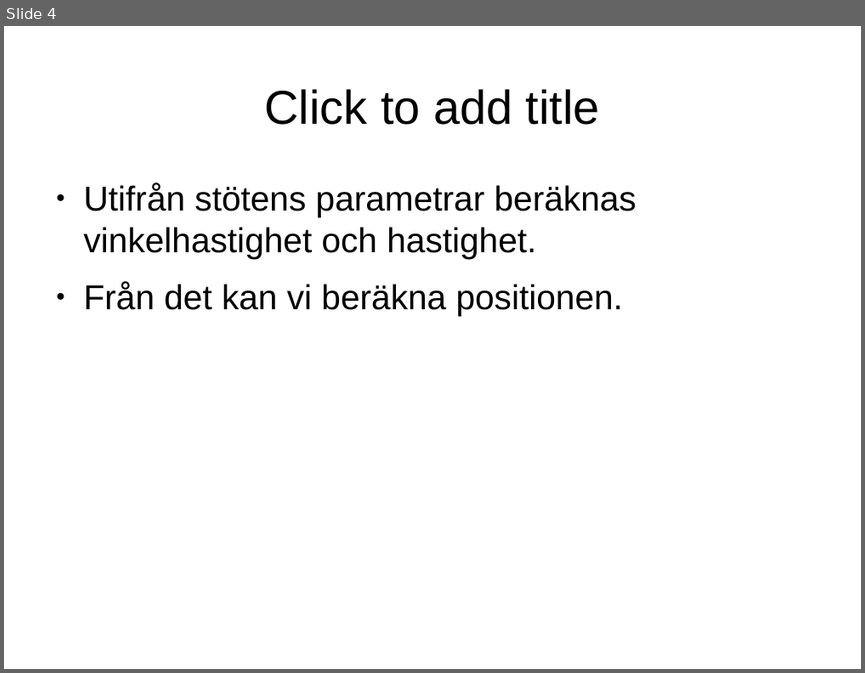
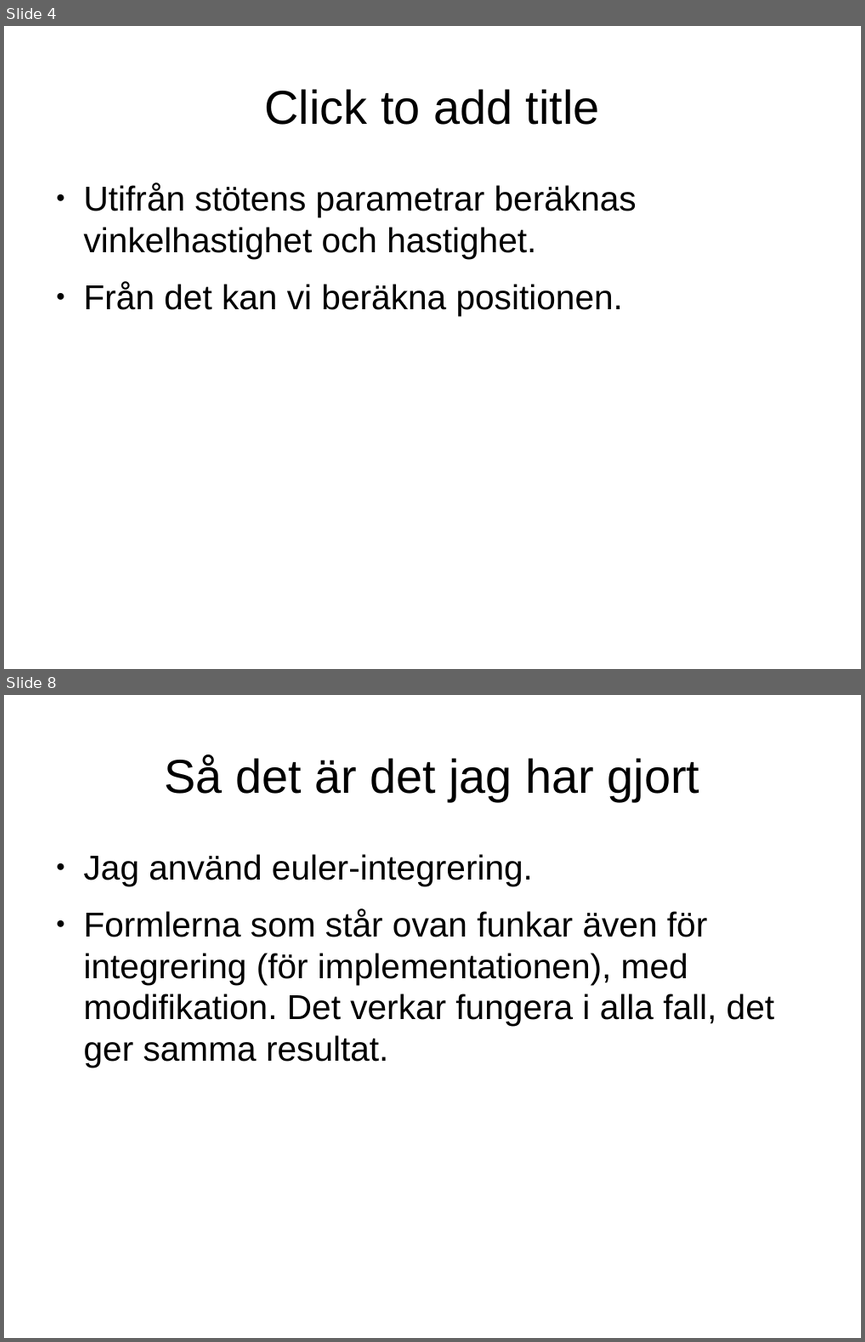
Before and after one commit to zsebastian/physics-assignment, a slide deck: presentation.odp. Shown one above the other, each under a label of ours: slide 4 before the commit, slides 4 and 8 after it; the slides between them are not shown. The pictures are 865x673 and 865x1342 pixels, drawn with LibreOffice and Linux fonts; fonts in the diff are those of the drawing. Boxes give left, top, right and bottom in pixels: in the first picture for what was removed or moved away, otherwise in the second. Text is boxed around its words. In the diff, an @@ line names an element or a change of style, - is before the commit and + after.

```diff
--- a/presentation.odp
+++ b/presentation.odp
@@ slide 8 added at (x1=4, y1=695, x2=861, y2=1338), background #FFFFFF @@
@@ title added at (x1=164, y1=755, x2=700, y2=801), 44 pt, text #000000 @@
+Så det är det jag har gjort
@@ text added at (x1=84, y1=854, x2=774, y2=1067), 32 pt, text #000000 @@
+● Jag använd euler-integrering.
+● Formlerna som står ovan funkar även för integrering (för implementationen), med modifikation. Det verkar fungera i alla fall, det ger samma resultat.
```
Also in this commit, not shown: 4 other slides added, 23 other files.
